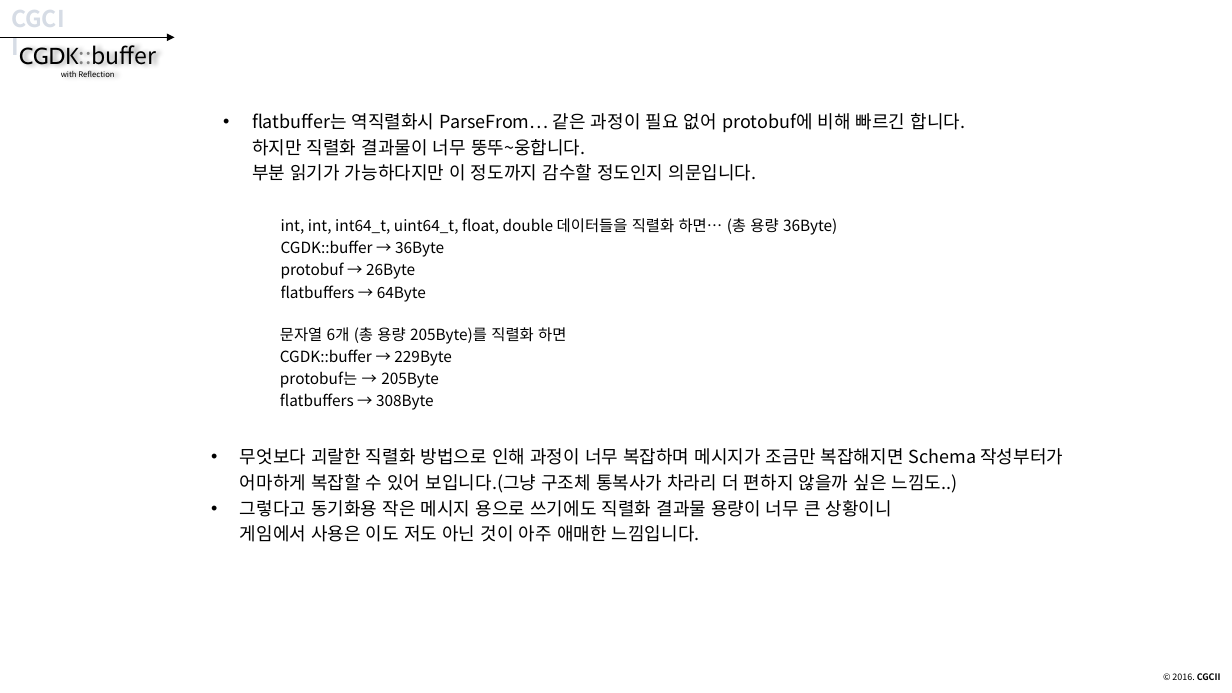
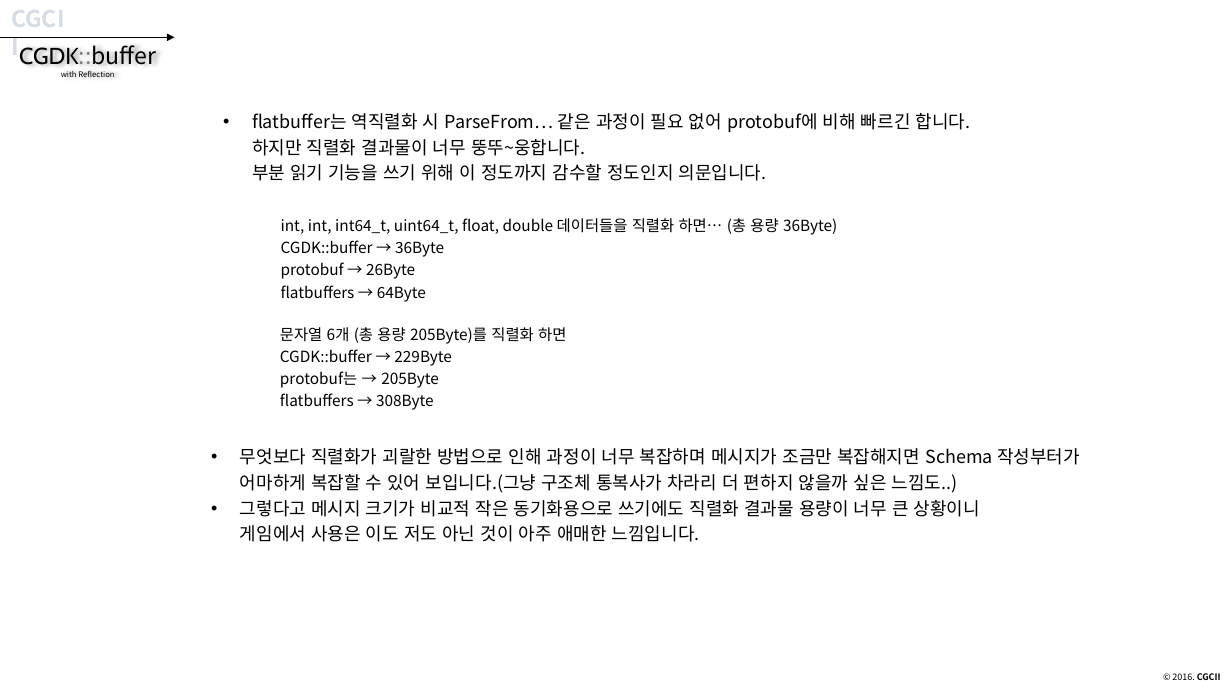
Before and after one commit to CGLabs/CGDK.buffer, a slide deck: slide 72 of C++/document/intruduce_CGDK.buffer.pptx. Drawn at 1232x693 pixels with LibreOffice and Linux fonts; fonts in the diff are those of the drawing. Boxes give left, top, right and bottom in pixels: in the first picture for what was removed or moved away, otherwise in the second. Text is boxed around its words. In the diff, an @@ line names an element or a change of style, - is before the commit and + after.

```diff
--- a/C++/document/intruduce_CGDK.buffer.pptx
+++ b/C++/document/intruduce_CGDK.buffer.pptx
@@ text at [252, 113, 971, 181]: text changed @@
-• flatbuffer는 역직렬화시 ParseFrom… 같은 과정이 필요 없어 protobuf에 비해 빠르긴 합니다.
-  하지만 직렬화 결과물이 너무 뚱뚜~웅합니다.
-  부분 읽기가 가능하다지만 이 정도까지 감수할 정도인지 의문입니다.
+• flatbuffer는 역직렬화 시 ParseFrom… 같은 과정이 필요 없어 protobuf에 비해 빠르긴 합니다.
+  하지만 직렬화 결과물이 너무 뚱뚜~웅합니다.
+  부분 읽기 기능을 쓰기 위해 이 정도까지 감수할 정도인지 의문입니다.
@@ text at [240, 448, 1080, 542]: text changed @@
-• 무엇보다 괴랄한 직렬화 방법으로 인해 과정이 너무 복잡하며 메시지가 조금만 복잡해지면 Schema 작성부터가 어마하게 복잡할 수 있어 보입니다.(그냥 구조체 통복사가 차라리 더 편하지 않을까 싶은 느낌도..)
-• 그렇다고 동기화용 작은 메시지 용으로 쓰기에도 직렬화 결과물 용량이 너무 큰 상황이니
-  게임에서 사용은 이도 저도 아닌 것이 아주 애매한 느낌입니다.
+• 무엇보다 직렬화가 괴랄한 방법으로 인해 과정이 너무 복잡하며 메시지가 조금만 복잡해지면 Schema 작성부터가 어마하게 복잡할 수 있어 보입니다.(그냥 구조체 통복사가 차라리 더 편하지 않을까 싶은 느낌도..)
+• 그렇다고 메시지 크기가 비교적 작은 동기화용으로 쓰기에도 직렬화 결과물 용량이 너무 큰 상황이니
+  게임에서 사용은 이도 저도 아닌 것이 아주 애매한 느낌입니다.
```
Also in this commit, not shown: 30 other slides changed.
